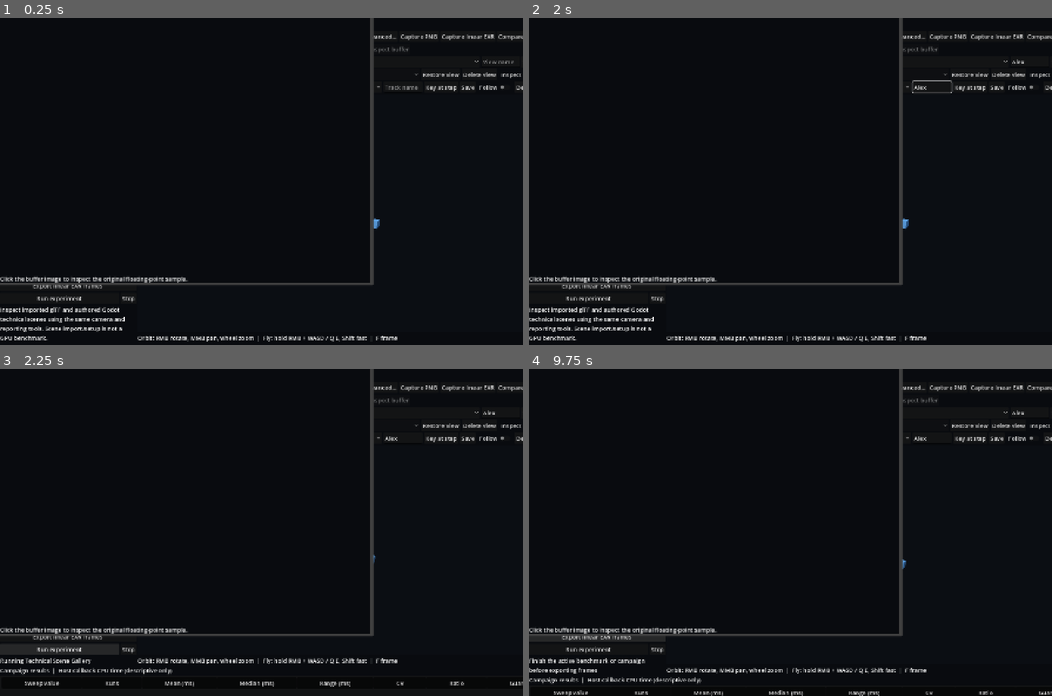
Above: before the commit, frames 1-4 (two rows, left to right).
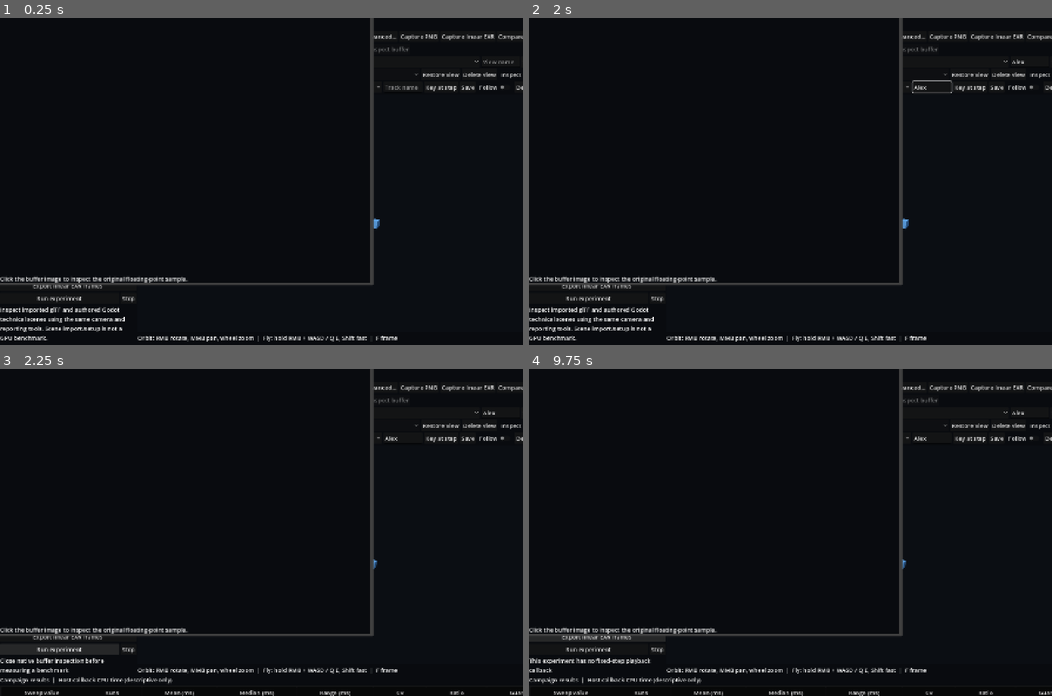
Above: after the commit, the same moments.

Repository: thomthehound/Godauldron
Game: Godot game, scene res://scenes/main.tscn
Two runs of this game, one before a commit and one after it. Both use one fixed random seed, a clock stepped at 60 frames per second and the inputs below.
Inputs (mouse positions are in pixels of both pictures, inside the frame that each line leads up to):
- Up to frame 1 (0.25 s): no input
- Up to frame 2 (2 s): click (596, 47) at 0.52 s; type "Alex" at 0.6 s; click (596, 135) at 0.75 s; type "Alex" at 0.83 s; click (1031, 60) at 0.98 s; type "Alex" at 1.07 s; click (931, 86) at 1.27 s; type "Alex" at 1.35 s
- Up to frame 3 (2.25 s): click "Run experiment" at 2 s
- Up to frame 4 (9.75 s): click "Play" at 2.75 s; click "Play" at 3.5 s; click "Messages (F3)" at 4.25 s; click "↻" at 5 s; click "Import JSON…" at 5.75 s; click "Export selected…" at 6.5 s; click "Faceted glTF specimen" at 7.25 s; click "Step" at 8 s; click "Export PNG frames" at 8.75 s; click "Export linear EXR frames" at 9.5 s

Frames 1-2 are identical in both runs. In frame 3, 2.2% of the frame differs, in the area x 0-100%, y 56-100%; in frame 4, 0.3%.

Commit message:
Exclude active buffer visualization from benchmark and campaign baselines

Diff:
--- a/scripts/laboratory.gd
+++ b/scripts/laboratory.gd
@@ -2507,6 +2507,9 @@
 	if _diagnostic_key != "lit" or _viewport.debug_draw != Viewport.DEBUG_DRAW_DISABLED:
 		_status.text = "Switch Render view to Lit before measuring a campaign"
 		return
+	if _buffer_window != null and _buffer_window.visible:
+		_status.text = "Close native buffer inspection before measuring a campaign"
+		return
 	if _capture_pending:
 		_status.text = "Capture in progress; campaign cannot start yet"
 		return
@@ -2715,6 +2718,9 @@
 	_inspector_drag = 0
 	if _diagnostic_key != "lit" or _viewport.debug_draw != Viewport.DEBUG_DRAW_DISABLED:
 		_status.text = "Switch Render view to Lit before measuring a benchmark"
+		return
+	if _buffer_window != null and _buffer_window.visible:
+		_status.text = "Close native buffer inspection before measuring a benchmark"
 		return
 	if _capture_pending:
 		_status.text = "Capture in progress; experiment cannot start yet"
